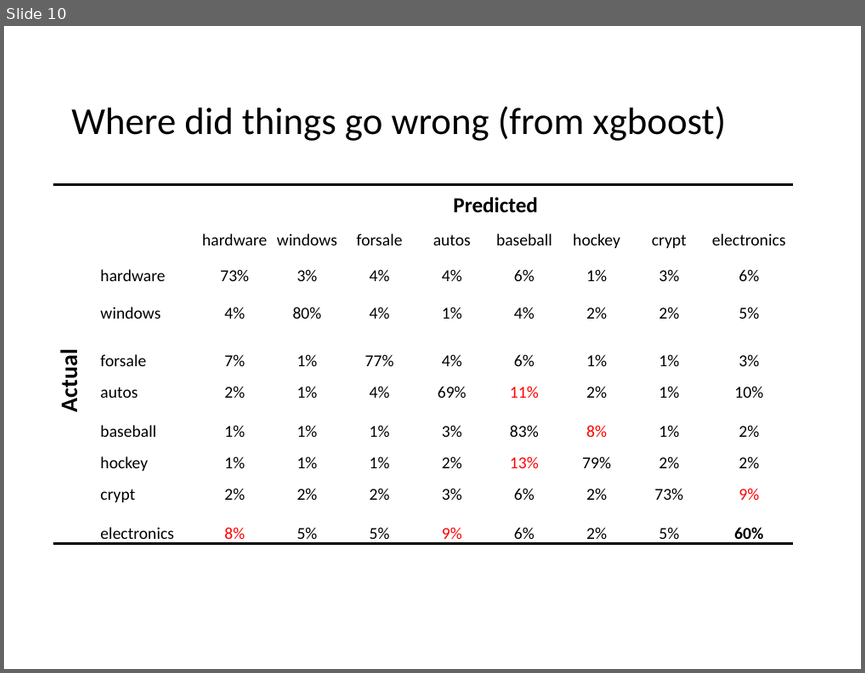
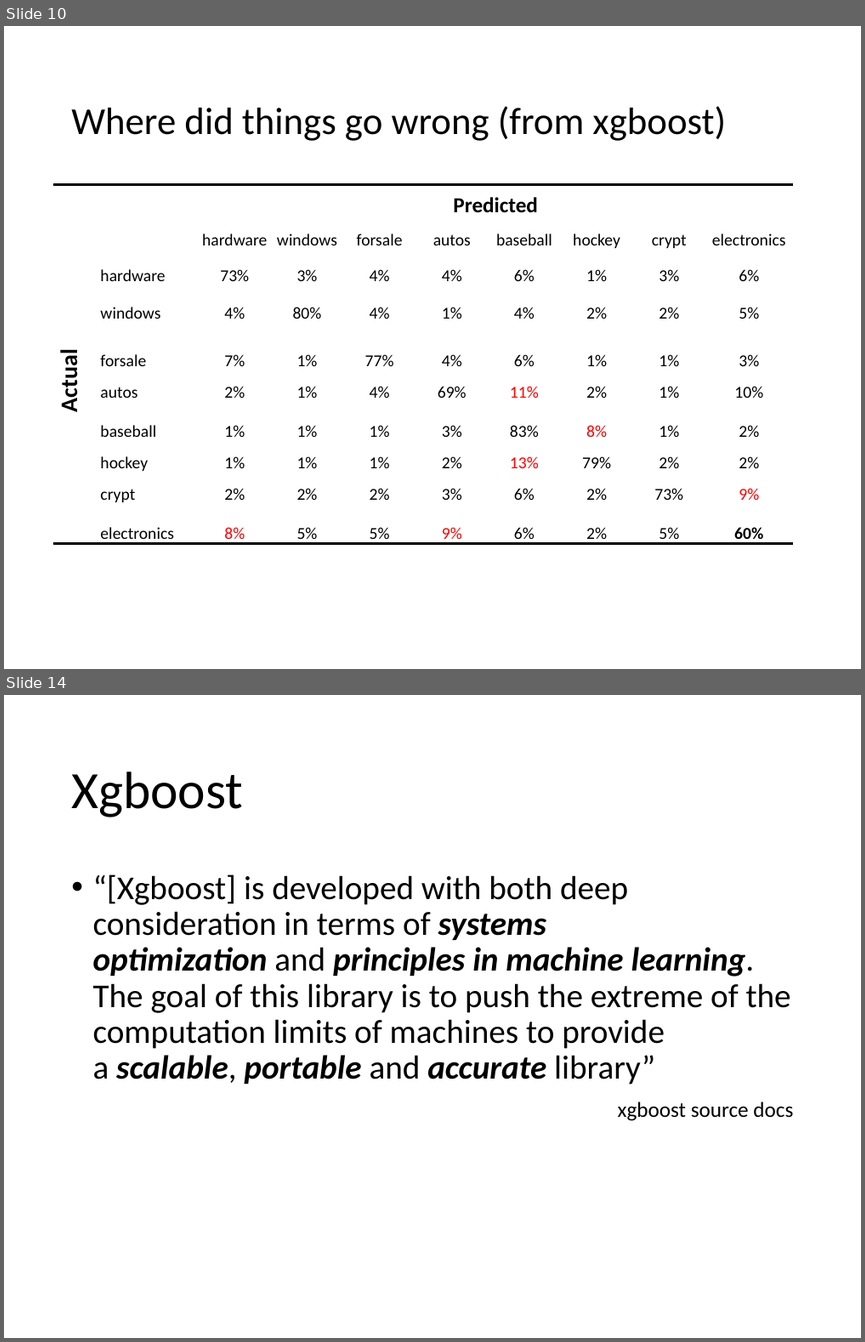
Before and after one commit to MartinOdendaal/Thinkful_Capstone_Supervised, a slide deck: Capstone 2.pptx. Shown one above the other, each under a label of ours: slide 10 before the commit, slides 10 and 14 after it; the slides between them are not shown. The pictures are 865x673 and 865x1342 pixels, drawn with LibreOffice and Linux fonts; fonts in the diff are those of the drawing. Boxes give left, top, right and bottom in pixels: in the first picture for what was removed or moved away, otherwise in the second. Text is boxed around its words. In the diff, an @@ line names an element or a change of style, - is before the commit and + after.

```diff
--- a/Capstone 2.pptx
+++ b/Capstone 2.pptx
@@ slide 14 added at [4,695,861,1338], background #FFFFFF @@
@@ title added at [71,771,243,817], 44 pt, text #000000 @@
+Xgboost
@@ text added at [93,874,793,1121], 28 pt, text #000000 @@
+• “[Xgboost] is developed with both deep consideration in terms of systems optimization and principles in machine learning. The goal of this library is to push the extreme of the computation limits of machines to provide a scalable, portable and accurate library”
+xgboost source docs
```
Also in this commit, not shown: 10 slides changed, 1 other slide added.
